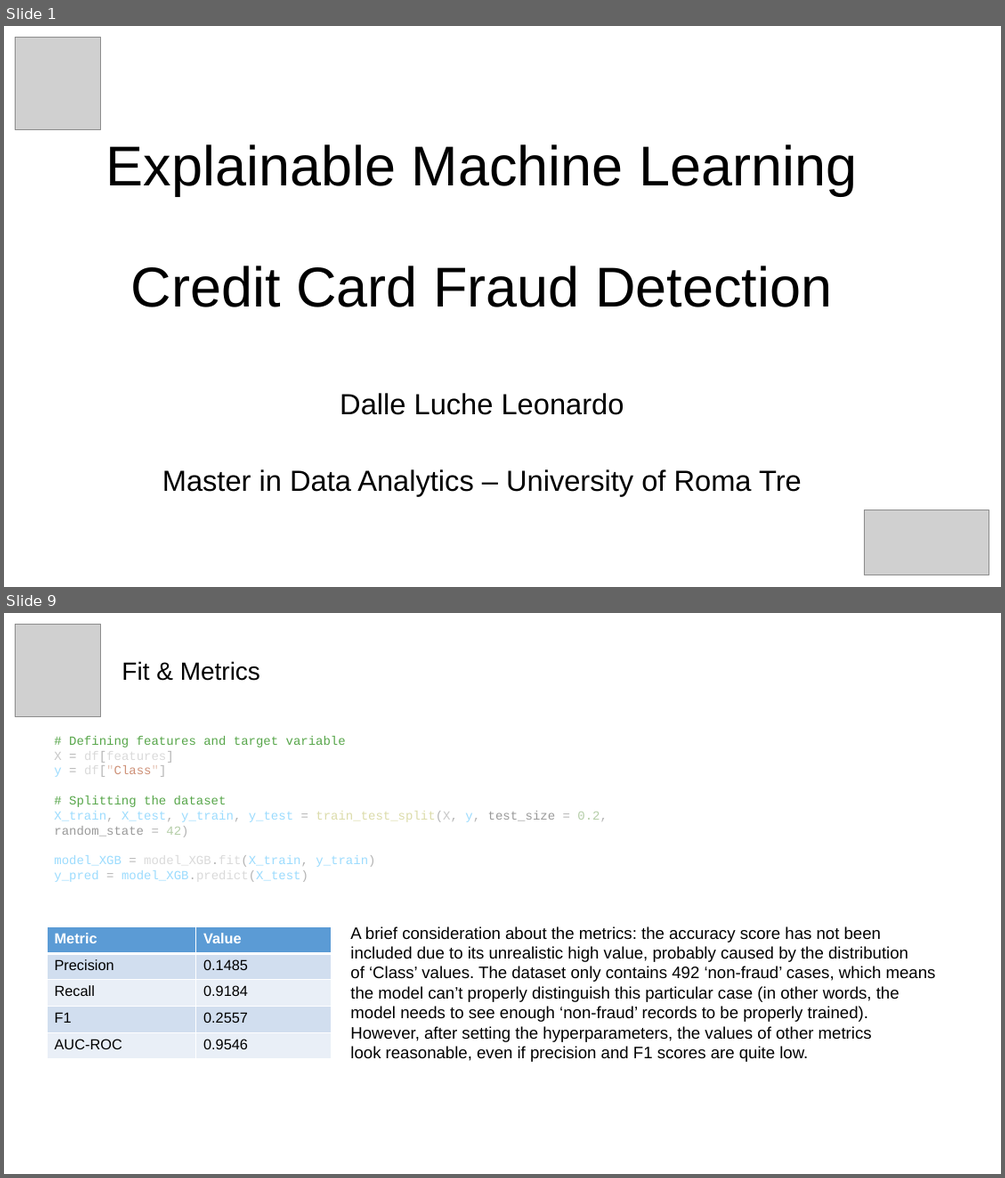
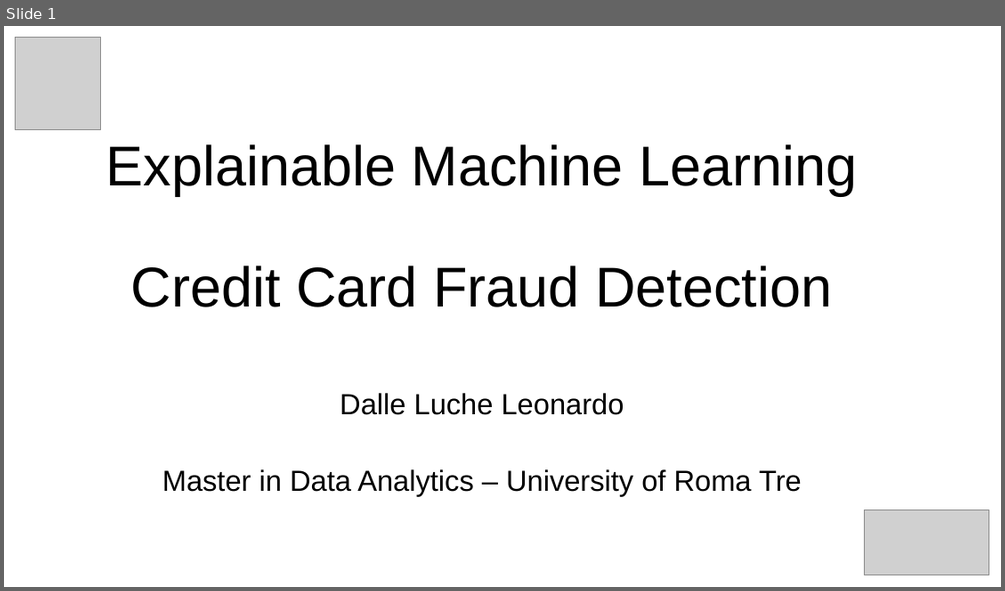
Before and after one commit to dlleonardo/credit-card-fraud-detection-xai, a slide deck: credit_card_fraud_detection.pptx. Shown one above the other, each under a label of ours: slides 1 and 9 before the commit, slide 1 after it; the slides between them are not shown. The pictures are 1005x1178 and 1005x591 pixels, drawn with LibreOffice and Linux fonts; fonts in the diff are those of the drawing; grey boxes stand for pictures. Boxes give left, top, right and bottom in pixels: in the first picture for what was removed or moved away, otherwise in the second. Text is boxed around its words. In the diff, an @@ line names an element or a change of style, - is before the commit and + after.

```diff
--- a/credit_card_fraud_detection.pptx
+++ b/credit_card_fraud_detection.pptx
@@ slide 9 removed at [4,613,1001,1174], background #FFFFFF @@
@@ picture removed at [16,625,100,717] @@
@@ text removed at [121,661,260,681] @@
-Fit & Metrics
@@ text removed at [54,736,607,882] @@
-# Defining features and target variable
-X = df[features]
-y = df["Class"]
-# Splitting the dataset
-X_train, X_test, y_train, y_test = train_test_split(X, y, test_size = 0.2, random_state = 42)
-model_XGB = model_XGB.fit(X_train, y_train)
-y_pred = model_XGB.predict(X_test)
@@ table removed at [47,927,331,1059], 5 rows, 2 columns @@
-Metric | Value
-Precision | 0.1485
-Recall | 0.9184
-F1 | 0.2557
-AUC-ROC | 0.9546
@@ text removed at [350,926,936,1062] @@
-A brief consideration about the metrics: the accuracy score has not been
-included due to its unrealistic high value, probably caused by the distribution
-of ‘Class’ values. The dataset only contains 492 ‘non-fraud’ cases, which means
-the model can’t properly distinguish this particular case (in other words, the
-model needs to see enough ‘non-fraud’ records to be properly trained).
-However, after setting the hyperparameters, the values of other metrics
-look reasonable, even if precision and F1 scores are quite low.
```
Also in this commit, not shown: 12 slides changed, 4 slides added, 5 other slides removed.
